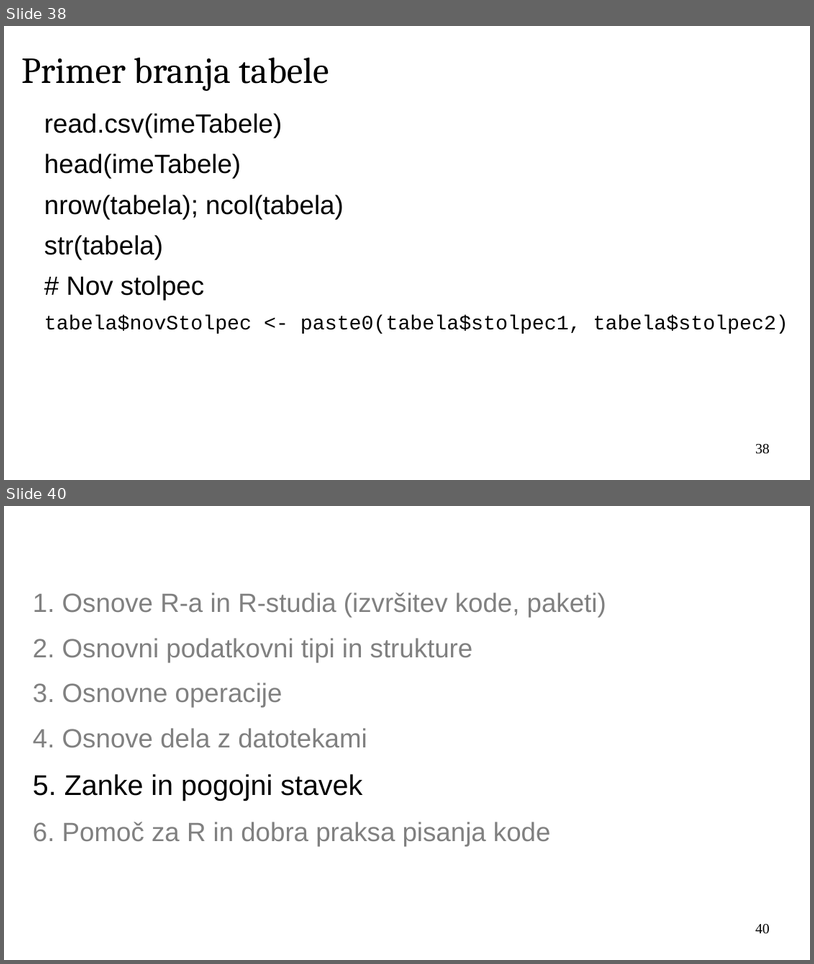
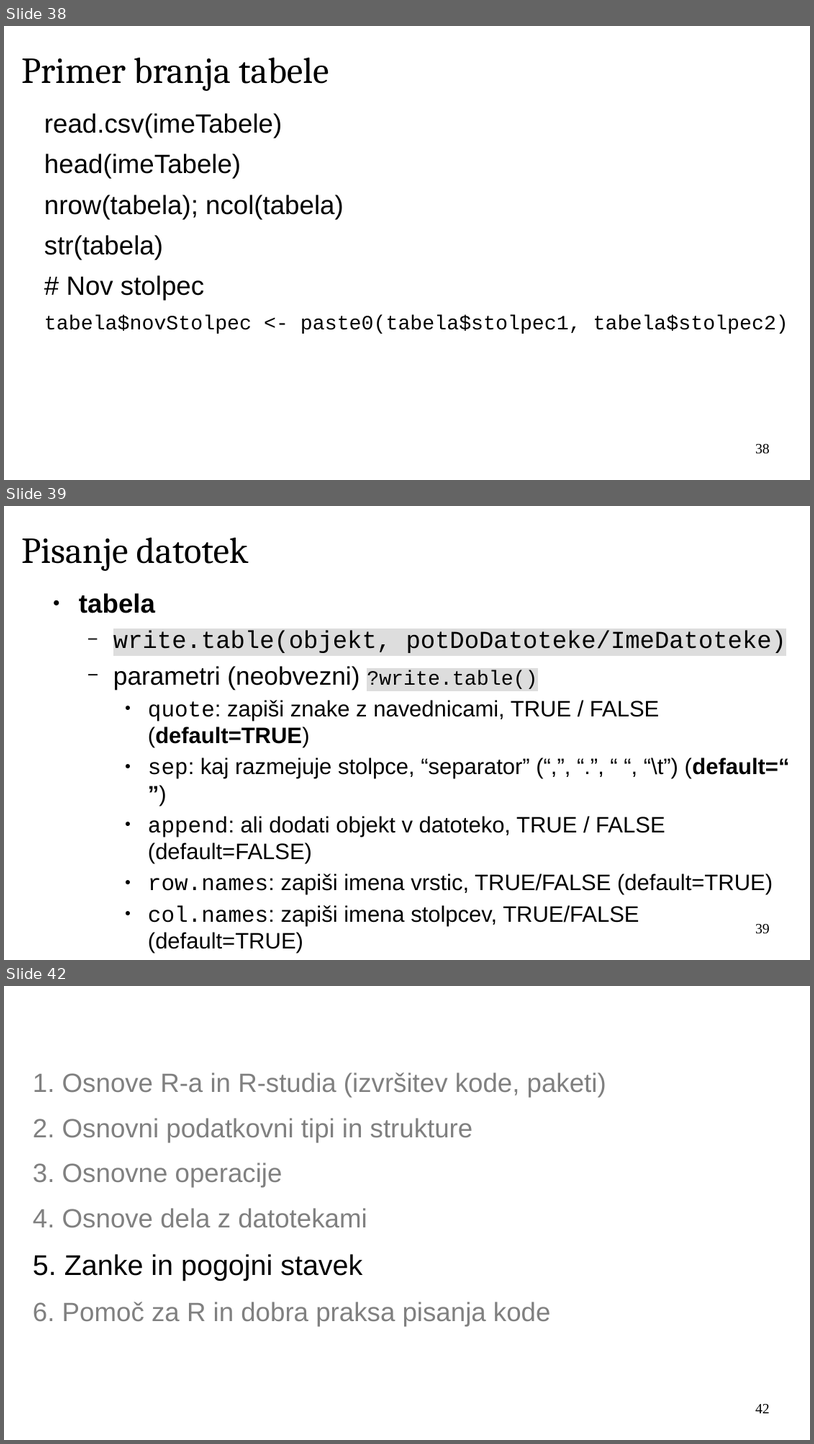
Before and after one commit to janaobsteter/R_tecaj, a slide deck: IT_Rtecaj.odp. Shown one above the other, each under a label of ours: slides 38 and 40 before the commit, slides 38, 39 and 42 after it; the slides between them are not shown. The pictures are 814x964 and 814x1444 pixels, drawn with LibreOffice and Linux fonts; fonts in the diff are those of the drawing; background and template pictures are left out. Boxes give left, top, right and bottom in pixels: in the first picture for what was removed or moved away, otherwise in the second. Text is boxed around its words. In the diff, an @@ line names an element or a change of style, - is before the commit and + after.

```diff
--- a/IT_Rtecaj.odp
+++ b/IT_Rtecaj.odp
@@ slide 39 added at [4,506,810,960], background #FFFFFF @@
@@ title added at [21,537,249,571], 36 pt, text #000000 @@
+Pisanje datotek
@@ text added at [79,593,790,926], 22 pt, text #000000 @@
+● tabela
+  − write.table(objekt, potDoDatoteke/ImeDatoteke)
+  − parametri (neobvezni) ?write.table()
+    ● quote: zapiši znake z navednicami, TRUE / FALSE (default=TRUE)
+    ● sep: kaj razmejuje stolpce, “separator” (“,”, “.”, “ “, “\t”) (default=“ ”)
+    ● append: ali dodati objekt v datoteko, TRUE / FALSE (default=FALSE)
+    ● row.names: zapiši imena vrstic, TRUE/FALSE (default=TRUE)
+    ● col.names: zapiši imena stolpcev, TRUE/FALSE (default=TRUE)
@@ page number added at [756,924,770,934], 14 pt, text #000000 @@
+39
@@ what was slide 40 is now slide 42 @@
@@ page number at [756,1404,770,1413]: text changed @@
-40
+42
```
Also in this commit, not shown: 2 other slides added, 1 slide removed, 4 other files.
